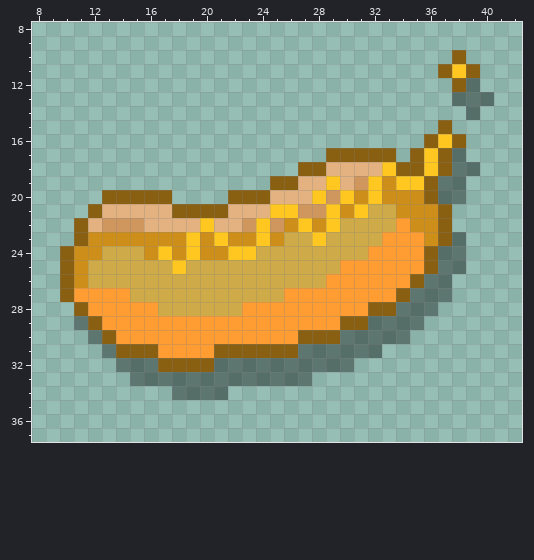
Pixel-art sprite, stored at Assets/Sprites/Lvl select/GoldHotDog.png. Above is the file before it was changed.
The file is 200x188 pixels, drawn in blocks of 4x4; one block is one cell here. Shown: x 8..42, y 8..37.
The same view after the edit:
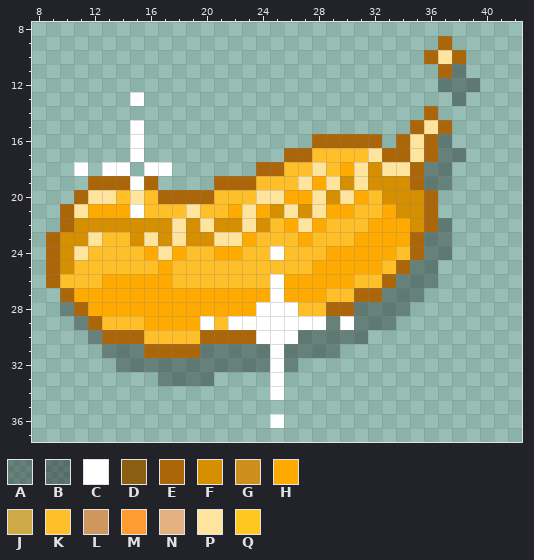
Palette (. is transparent): A #00000052  B #00000061  C #ffffff  D #895f11  E #aa6608  F #d68f00  G #ce8f1a  H #ffaa00  J #ceaa48  K #ffbf29  L #cf965e  M #ff9c32  N #e4b181  P #ffe49e  Q #ffc71f
Changes in this commit:
Changed rows in their new state; - is an unchanged pixel.
first column x 9:
 9 ----------------------------E---
10 ---------------------------EPE--
11 ----------------------------EA.-
12 ----------------------------AAA-
13 ------C----------------------A..
14 ---------------------------E--.-
15 ------C-------------------EPE---
16 ------C------------EEEEE-EPEA.--
17 ------C----------EEKKKKPEEPEAA--
18 --C-CC-CC------EEKKPKHPFPPEAA..-
19 ---EEECE----EEEKKKPHPFPFFFEAA.--
20 --EPPKPKEEEEKKKPPHHPFPHKFFFE..--
21 -EPHHHCKKKPKKHPHFPFPHHKKHFFE.---
22 -EFFFFFFFPFPFFPFKHPHKKKHHHFEA---
23 EFFPKKFPFPFFPPHKKKHKKKHHHHEAA.--
24 EFPKKKKHPHKKHHKKCKKKHHHHHKEAA.--
25 EFKKKKKKHKKKKKKKKKKHHHHHKEAA..--
26 EKKKHHHHHKKKKKKKCHHHHHKKEAAA.---
27 -EHHHHHHHHHHHHHHCHHHKKEEAAA..---
28 -AEHHHHHHHHHHHHCCCKKEEAAAA..----
29 --AEKKKHHHHCKCCCCCCCACAAA..-----
30 ---AEEEKKKKEEEECCCAAAAA...------
31 ----AAAEEEEAAAAACAAAA...--------
32 -----AAAAAAAAAAACA....----------
33 ------..AAAA....C..-------------
34 ---------....---C---------------
36 ----------------C---------------
Changed places in both pictures, as pixel boxes (x1, y1, x2, y2):
changed: (46, 36, 494, 428)
